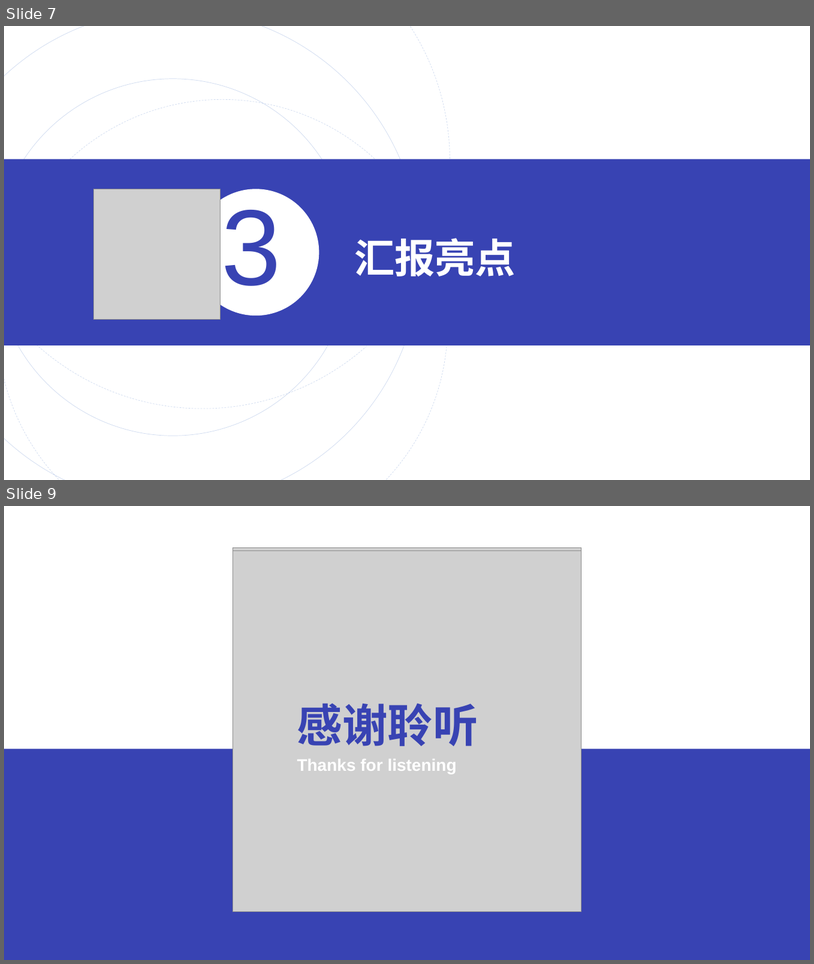
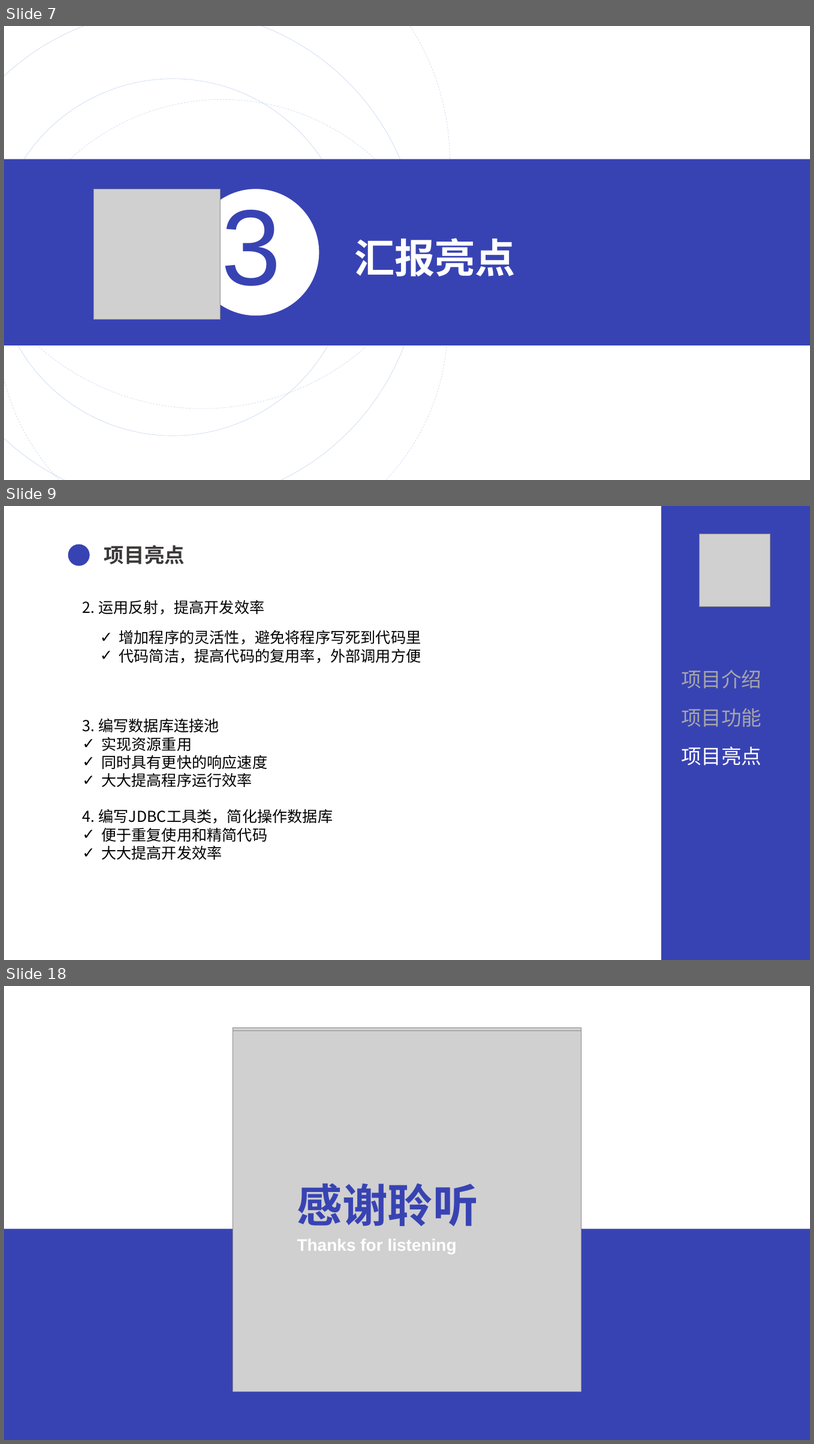
Before and after one commit to lldw05/QGAssessment2023Spring, a slide deck: Final/答辩PPT.pptx. Shown one above the other, each under a label of ours: slides 7 and 9 before the commit, slides 7, 9 and 18 after it; the slides between them are not shown. The pictures are 814x964 and 814x1444 pixels, drawn with LibreOffice and Linux fonts; fonts in the diff are those of the drawing; grey boxes stand for pictures. Boxes give left, top, right and bottom in pixels: in the first picture for what was removed or moved away, otherwise in the second. Text is boxed around its words. In the diff, an @@ line names an element or a change of style, - is before the commit and + after.

Commit message:
PPT+项目文档

```diff
--- a/Final/答辩PPT.pptx
+++ b/Final/答辩PPT.pptx
@@ slide 9 added at [4,506,810,960], background #FFFFFF @@
@@ rectangle added at [662,506,810,960], fill #3843B3 @@
@@ picture added at [699,534,770,607] @@
@@ ellipse added at [68,544,90,566], fill #3843B3 @@
@@ text added at [104,545,185,564], 24 pt, text #3B3838, bold @@
+项目亮点
@@ text added at [83,600,264,615], 18 pt, text #000000 @@
+2. 运用反射，提高开发效率
@@ text added at [119,630,422,663], 18 pt, text #000000 @@
+✓ 增加程序的灵活性，避免将程序写死到代码里
+✓ 代码简洁，提高代码的复用率，外部调用方便
@@ text added at [681,670,762,688], 24 pt, text #A6A6A6 @@
+项目介绍
@@ text added at [83,718,333,859], 18 pt, text #000000 @@
+3. 编写数据库连接池
+✓ 实现资源重用
+✓ 同时具有更快的响应速度
+✓ 大大提高程序运行效率
+4. 编写JDBC工具类，简化操作数据库
+✓ 便于重复使用和精简代码
+✓ 大大提高开发效率
@@ text added at [681,708,762,727], 24 pt, text #A6A6A6 @@
+项目功能
@@ text added at [681,746,762,765], 24 pt, text #FFFFFF @@
+项目亮点
@@ what was slide 9 is now slide 18 @@
```
Also in this commit, not shown: 3 slides changed, 8 other slides added, 1 other file.
